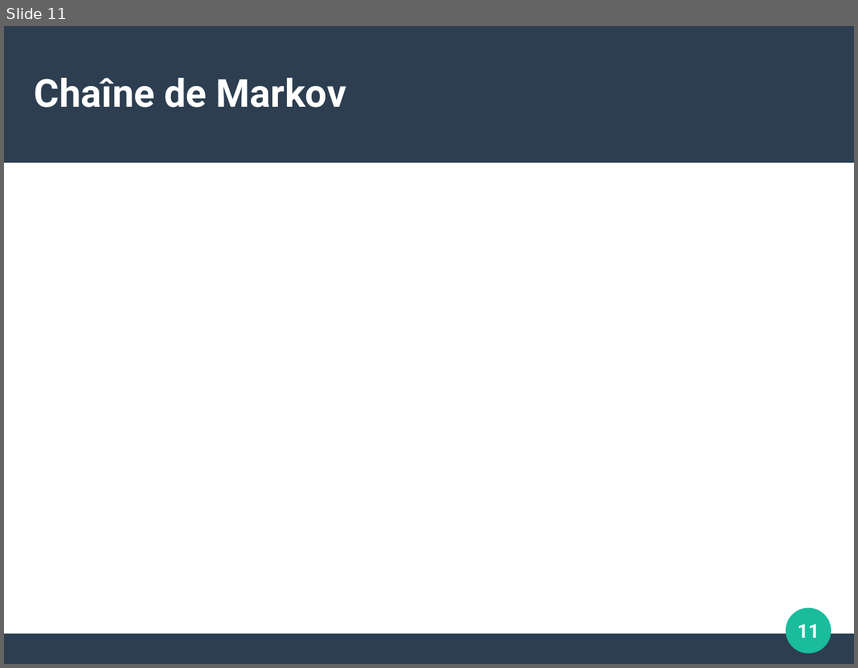
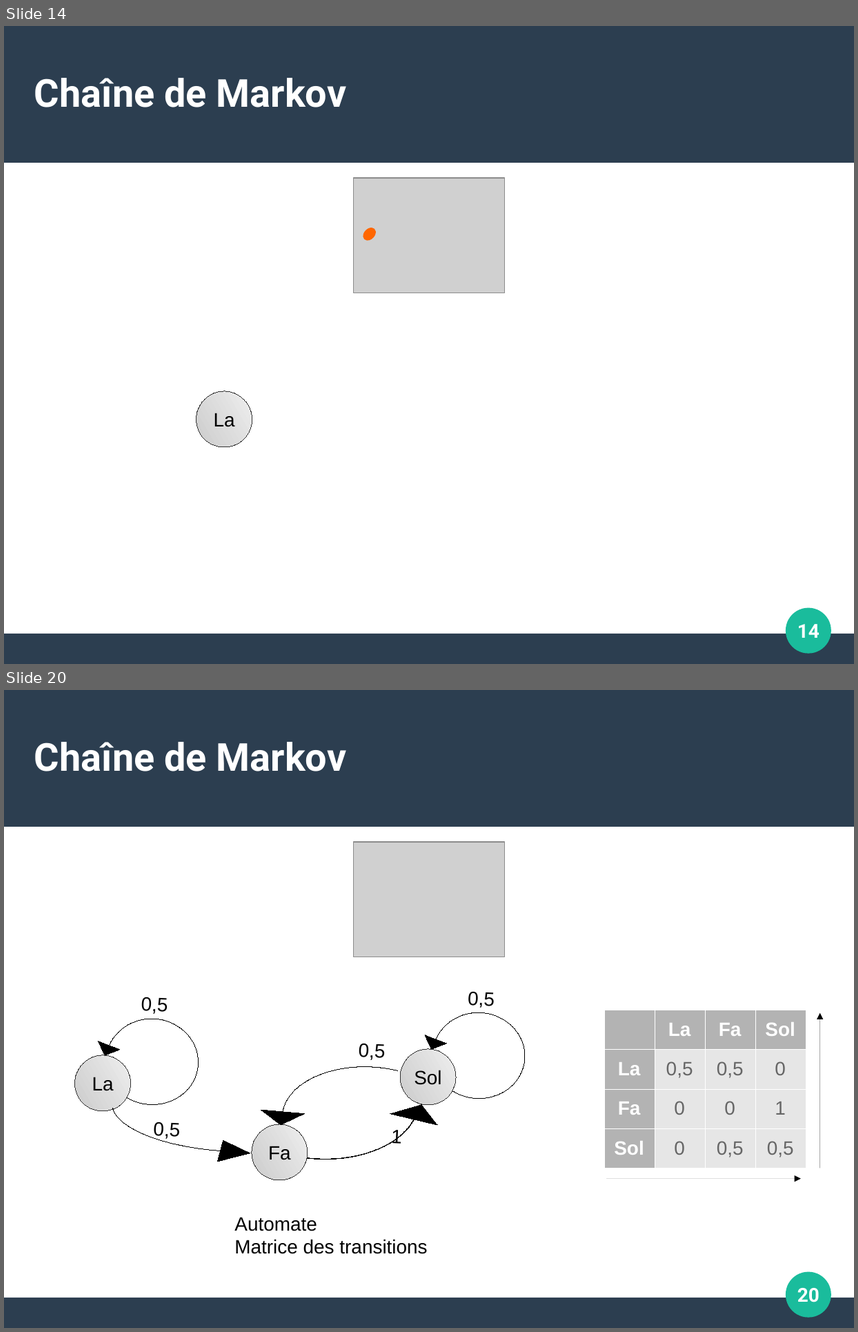
Before and after one commit to ThibautRoperch/ImproMusicale, a slide deck: Soutenance - Diapo.odp. Shown one above the other, each under a label of ours: slide 11 before the commit, slides 14 and 20 after it; the slides between them are not shown. The pictures are 858x668 and 858x1332 pixels, drawn with LibreOffice and Linux fonts; fonts in the diff are those of the drawing; grey boxes stand for pictures. Boxes give left, top, right and bottom in pixels: in the first picture for what was removed or moved away, otherwise in the second. Text is boxed around its words. In the diff, an @@ line names an element or a change of style, - is before the commit and + after.

```diff
--- a/Soutenance - Diapo.odp
+++ b/Soutenance - Diapo.odp
@@ slide 20 added at [4, 690, 854, 1328], background #FFFFFF; not listed: 3 template elements that a slide beside it also shows @@
@@ title added at [34, 742, 346, 771], 36 pt, text #FFFFFF, bold @@
+Chaîne de Markov
@@ picture added at [353, 842, 505, 957] @@
@@ freeform shape added at [104, 1016, 200, 1106], fill #000000, outline #000000 0 pt, 18 pt, text #000000 @@
+0,5
@@ freeform shape added at [431, 1010, 527, 1100], fill #000000, outline #000000 0 pt, 18 pt, text #000000 @@
+0,5
@@ table added at [604, 1009, 804, 1167], 4 rows, 4 columns @@
+ | La | Fa | Sol
+La | 0,5 | 0,5 | 0
+Fa | 0 | 0 | 1
+Sol | 0 | 0,5 | 0,5
@@ arrow added from (820, 1168) to (820, 1013), #000000 0 pt @@
@@ freeform shape added at [221, 1032, 421, 1163], fill #000000, outline #000000 0 pt, 18 pt, text #000000 @@
+1
@@ ellipse added at [75, 1055, 131, 1111], fill gradient #EEEEEE to #CCCCCC, outline #333333 0 pt, 18 pt, text #000000 @@
+La
@@ freeform shape added at [110, 1061, 353, 1156], fill #000000, outline #000000 0 pt, 18 pt, text #000000 @@
+0,5
@@ ellipse added at [401, 1049, 457, 1105], fill gradient #EEEEEE to #CCCCCC, outline #333333 0 pt, 18 pt, text #000000 @@
+Sol
@@ freeform shape added at [280, 1063, 458, 1175], fill #000000, outline #000000 0 pt, 18 pt, text #000000 @@
+0,5
@@ ellipse added at [252, 1124, 308, 1181], fill gradient #EEEEEE to #CCCCCC, outline #333333 0 pt, 18 pt, text #000000 @@
+Fa
@@ arrow added from (606, 1179) to (801, 1179), #000000 0 pt @@
@@ text added at [234, 1216, 427, 1254], 18 pt, text #000000 @@
+Automate Matrice des transitions
@@ page number added at [797, 1288, 820, 1302], 18 pt, text #FFFFFF, bold @@
+20
@@ what was slide 11 is now slide 14 @@
@@ slide 14 changed as well @@
@@ picture added at [353, 178, 505, 293] @@
@@ ellipse added at [361, 225, 379, 243], fill #FF6600 @@
@@ ellipse added at [196, 391, 252, 447], fill gradient #EEEEEE to #CCCCCC, outline #333333 0 pt, 18 pt, text #000000 @@
+La
@@ page number at [797, 624, 820, 637]: text changed @@
-11
+14
```
Also in this commit, not shown: 7 other slides changed, 13 other slides added, 3 slides removed, 8 other files.
